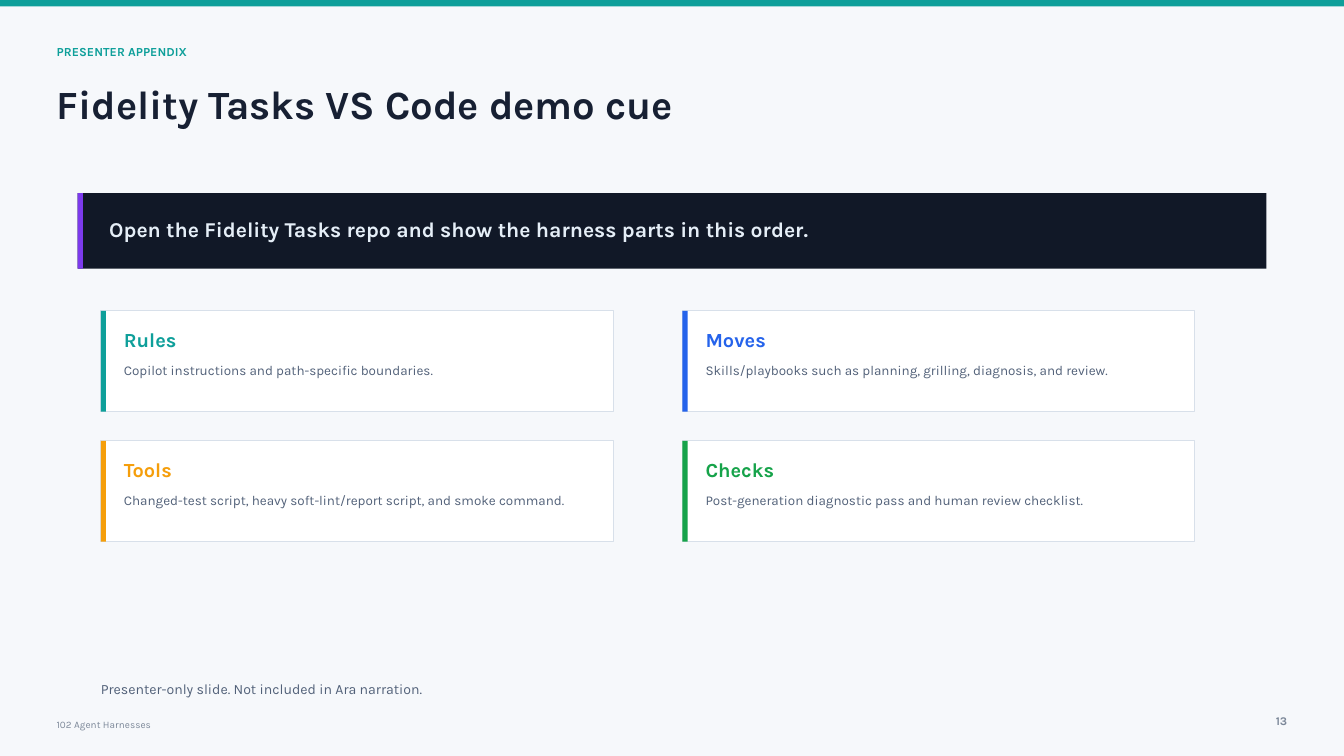
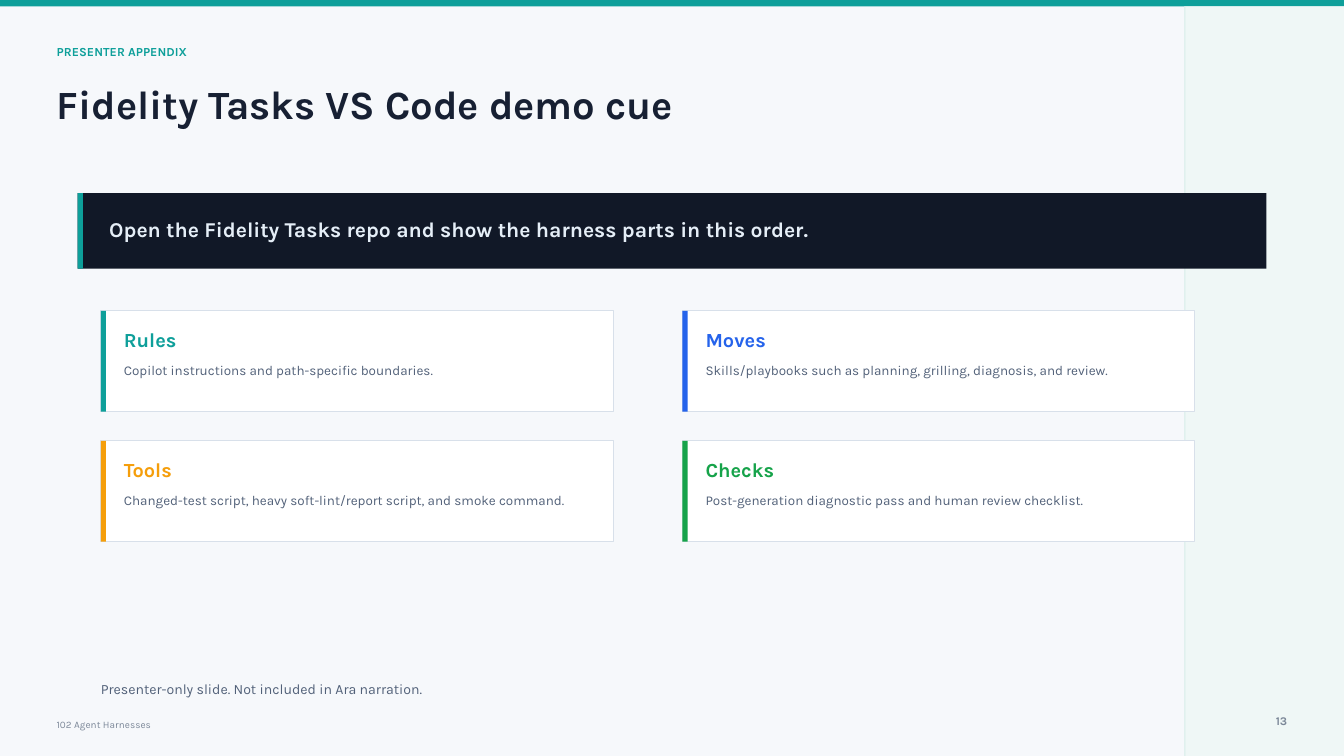
Before and after one commit to Cmcd9155/101-ai-basics-for-developers-presentation, a slide deck: slide 13 of presentations/102/deck/102-agent-harnesses.pptx. Drawn at 1344x756 pixels with LibreOffice and Linux fonts; fonts in the diff are those of the drawing. Boxes give left, top, right and bottom in pixels: in the first picture for what was removed or moved away, otherwise in the second. Text is boxed around its words. In the diff, an @@ line names an element or a change of style, - is before the commit and + after.

```diff
--- a/presentations/102/deck/102-agent-harnesses.pptx
+++ b/presentations/102/deck/102-agent-harnesses.pptx
@@ rectangle added at (1185,6,1344,756), fill #EFF7F6 @@
@@ rectangle added at (1185,6,1186,756), fill #D8EDEA @@
@@ rectangle at (78,194,83,269): fill #7C3AED to #0E9F9A @@
```
Also in this commit, not shown: 11 other slides changed, 31 other files.
